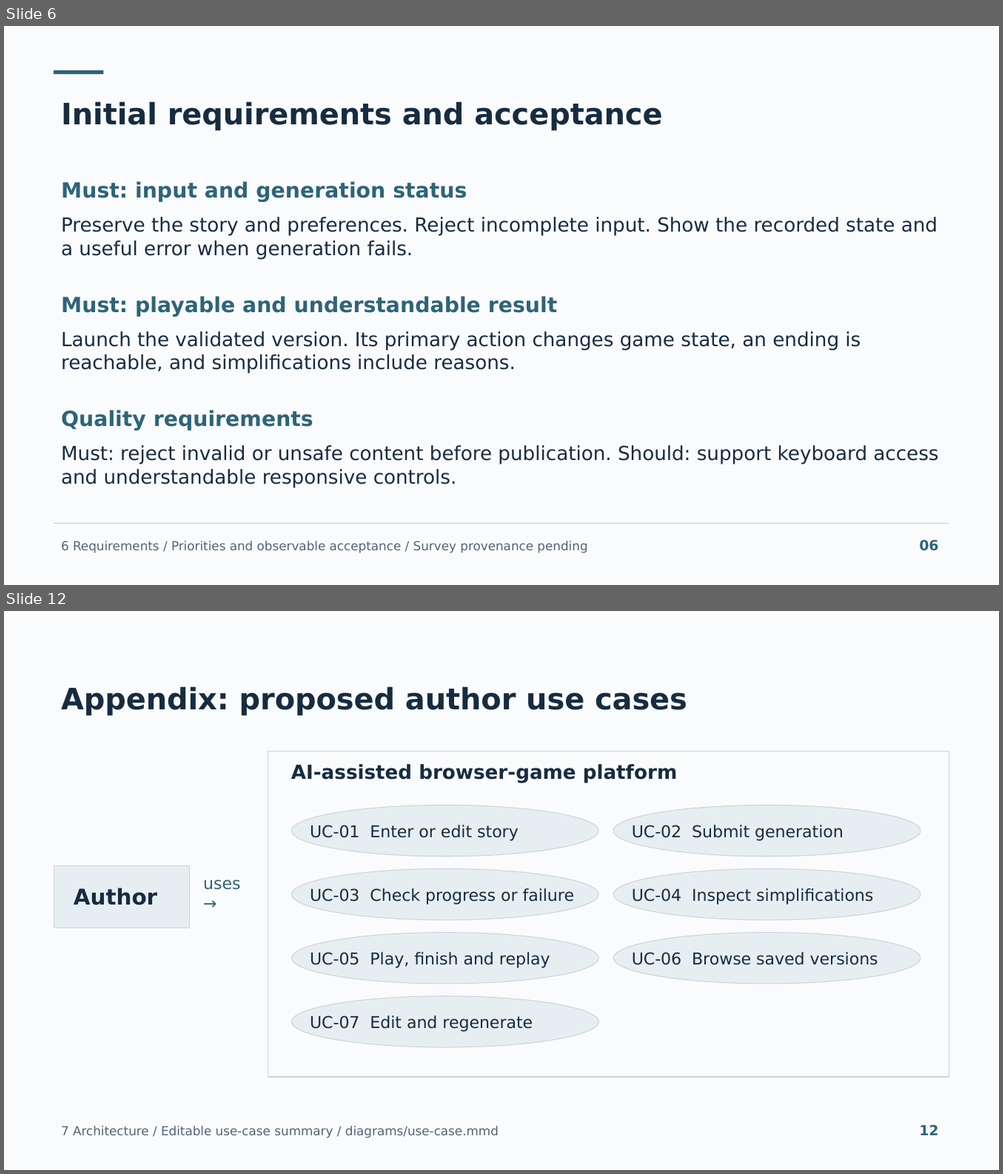
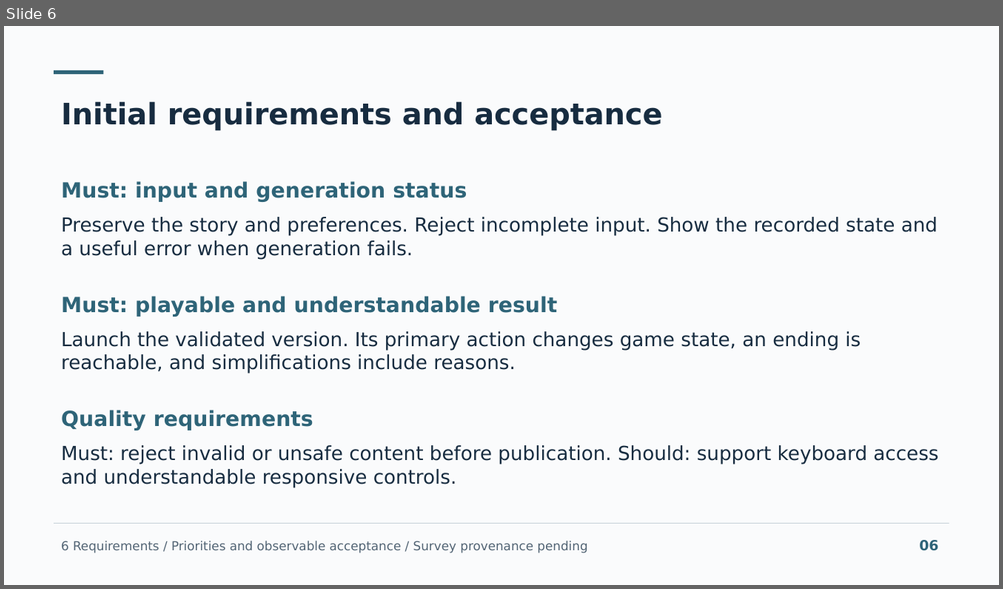
Before and after one commit to lastnurik/diploma, a slide deck: submission/diploma-final-presentation.pptx. Shown one above the other, each under a label of ours: slides 6 and 12 before the commit, slide 6 after it; the slides between them are not shown. The pictures are 1003x1174 and 1003x589 pixels, drawn with LibreOffice and Linux fonts; fonts in the diff are those of the drawing. Boxes give left, top, right and bottom in pixels: in the first picture for what was removed or moved away, otherwise in the second. Text is boxed around its words. In the diff, an @@ line names an element or a change of style, - is before the commit and + after.

```diff
--- a/submission/diploma-final-presentation.pptx
+++ b/submission/diploma-final-presentation.pptx
@@ slide 12 removed at <box>4,611,999,1170</box>, background #FAFBFC @@
@@ text removed at <box>61,686,687,715</box> @@
-Appendix: proposed author use cases
@@ rectangle removed at <box>268,752,948,1078</box> @@
@@ text removed at <box>291,764,677,783</box> @@
-AI-assisted browser-game platform
@@ ellipse removed at <box>291,805,598,857</box> @@
@@ ellipse removed at <box>614,805,920,857</box> @@
@@ text removed at <box>310,825,518,841</box> @@
-UC-01 Enter or edit story
@@ text removed at <box>632,825,843,841</box> @@
-UC-02 Submit generation
@@ rectangle removed at <box>54,866,190,928</box> @@
@@ ellipse removed at <box>291,869,598,920</box> @@
@@ ellipse removed at <box>614,869,920,920</box> @@
@@ text removed at <box>74,888,157,906</box> @@
-Author
@@ text removed at <box>203,880,240,890</box> @@
-uses →
@@ text removed at <box>310,889,575,905</box> @@
-UC-03 Check progress or failure
@@ text removed at <box>632,889,873,905</box> @@
-UC-04 Inspect simplifications
@@ ellipse removed at <box>291,933,598,984</box> @@
@@ ellipse removed at <box>614,933,920,984</box> @@
@@ text removed at <box>310,952,550,968</box> @@
-UC-05 Play, finish and replay
@@ text removed at <box>632,952,878,965</box> @@
-UC-06 Browse saved versions
@@ ellipse removed at <box>291,997,598,1048</box> @@
@@ text removed at <box>310,1016,532,1032</box> @@
-UC-07 Edit and regenerate
@@ text removed at <box>61,1126,498,1139</box> @@
-7 Architecture / Editable use-case summary / diagrams/use-case.mmd
@@ text removed at <box>919,1125,938,1136</box> @@
-12
```
Also in this commit, not shown: 7 slides changed, 2 slides added, 1 other slide removed, 14 other files.
